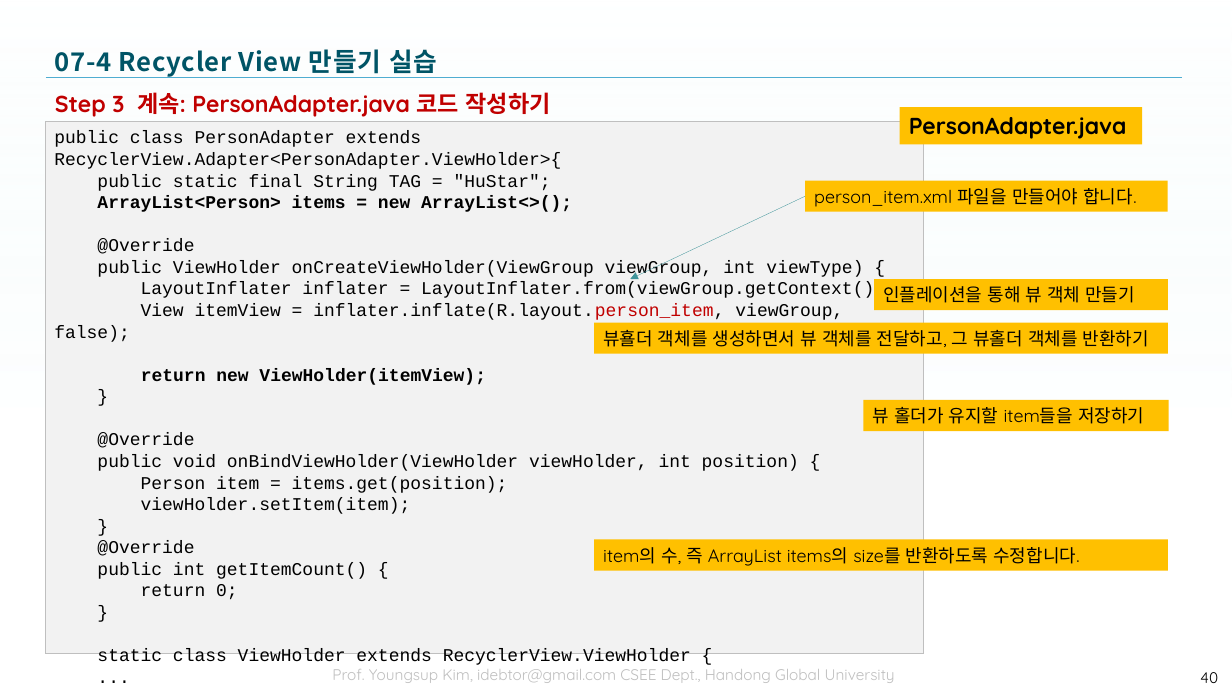
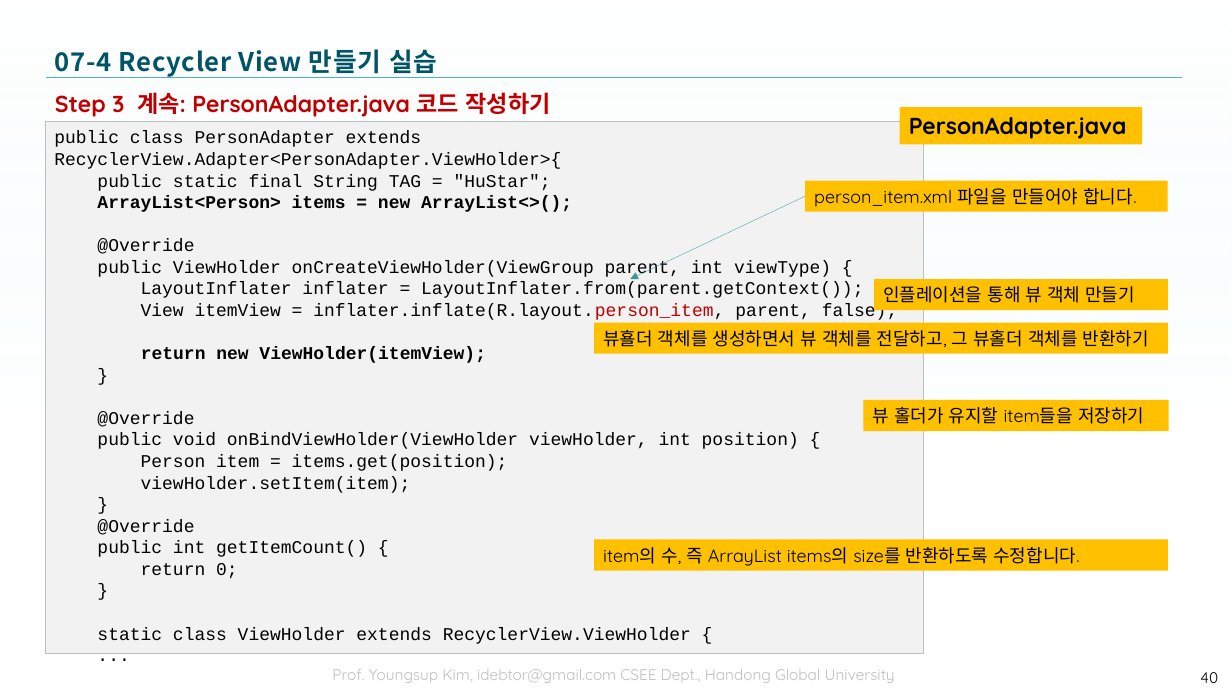
Before and after one commit to tae7841/HuStarAS, a slide deck: slide 40 of ppts/07Widget.pptx. Drawn at 1232x693 pixels with LibreOffice and Linux fonts; fonts in the diff are those of the drawing; background and template pictures are left out. Boxes give left, top, right and bottom in pixels: in the first picture for what was removed or moved away, otherwise in the second. Text is boxed around its words. In the diff, an @@ line names an element or a change of style, - is before the commit and + after.

```diff
--- a/ppts/07Widget.pptx
+++ b/ppts/07Widget.pptx
@@ text in rectangle at (97,260,898,320): text changed @@
-public ViewHolder onCreateViewHolder(ViewGroup viewGroup, int viewType) {
-LayoutInflater inflater = LayoutInflater.from(viewGroup.getContext());
-View itemView = inflater.inflate(R.layout.person_item, viewGroup, false);
+public ViewHolder onCreateViewHolder(ViewGroup parent, int viewType) {
+LayoutInflater inflater = LayoutInflater.from(parent.getContext());
+View itemView = inflater.inflate(R.layout.person_item, parent, false);
```
Also in this commit, not shown: 6 other slides changed, 8 slides added.
